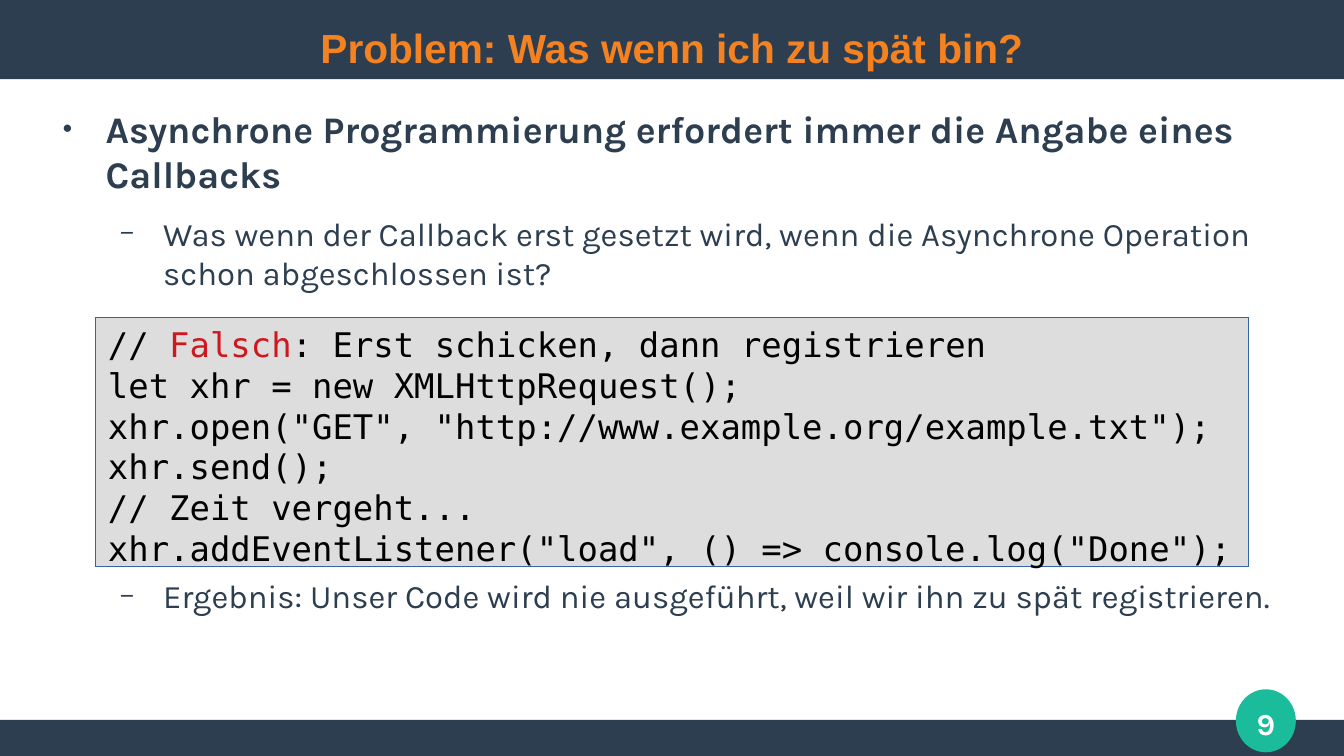
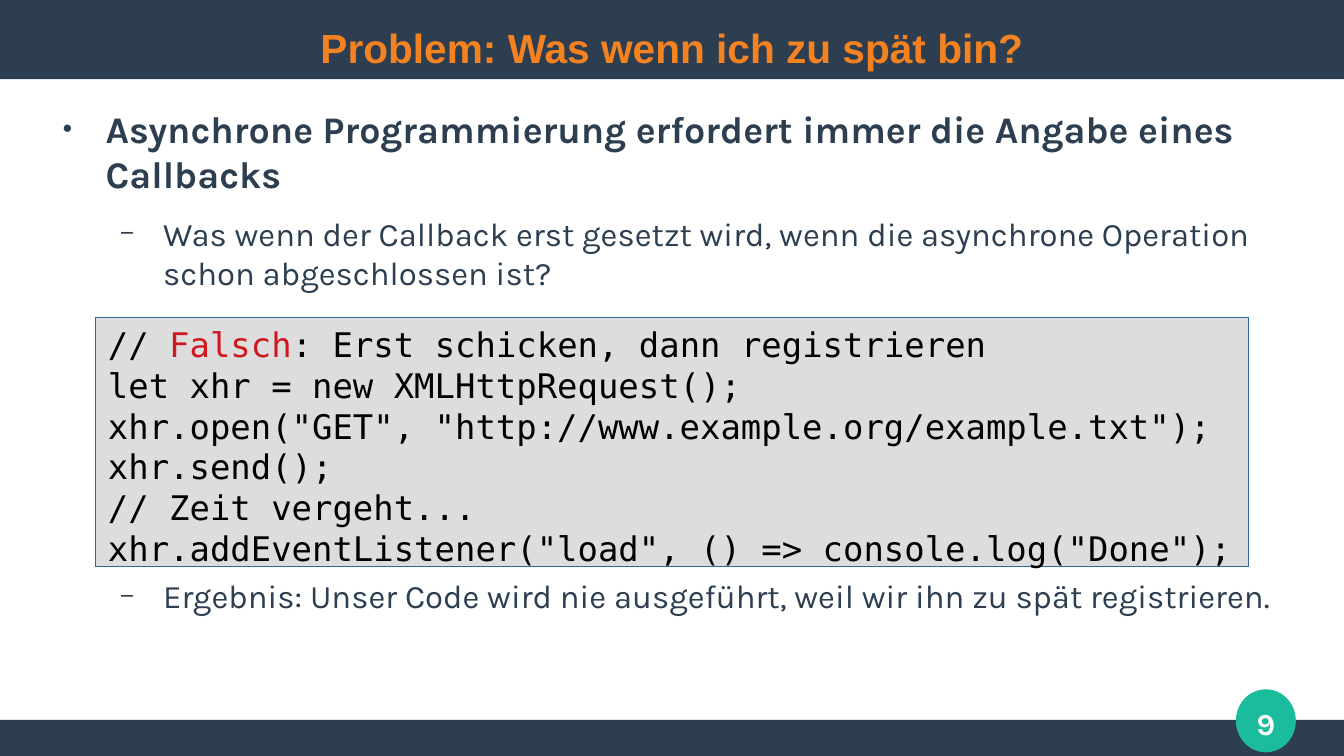
Before and after one commit to ghandmann/HS-AlbSig-WebAnwendungen2, a slide deck: slide 9 of Kapitel/05_Web2.0_AJAX_1x1.odp. Drawn at 1344x756 pixels with LibreOffice and Linux fonts; fonts in the diff are those of the drawing. Boxes give left, top, right and bottom in pixels: in the first picture for what was removed or moved away, otherwise in the second. Text is boxed around its words. In the diff, an @@ line names an element or a change of style, - is before the commit and + after.

```diff
--- a/Kapitel/05_Web2.0_AJAX_1x1.odp
+++ b/Kapitel/05_Web2.0_AJAX_1x1.odp
@@ text at <box>163,223,1249,293</box>: text changed @@
-  − Was wenn der Callback erst gesetzt wird, wenn die Asynchrone Operation schon abgeschlossen ist?
+  − Was wenn der Callback erst gesetzt wird, wenn die asynchrone Operation schon abgeschlossen ist?
```
Also in this commit, not shown: 2 other slides changed, 1 other file.
